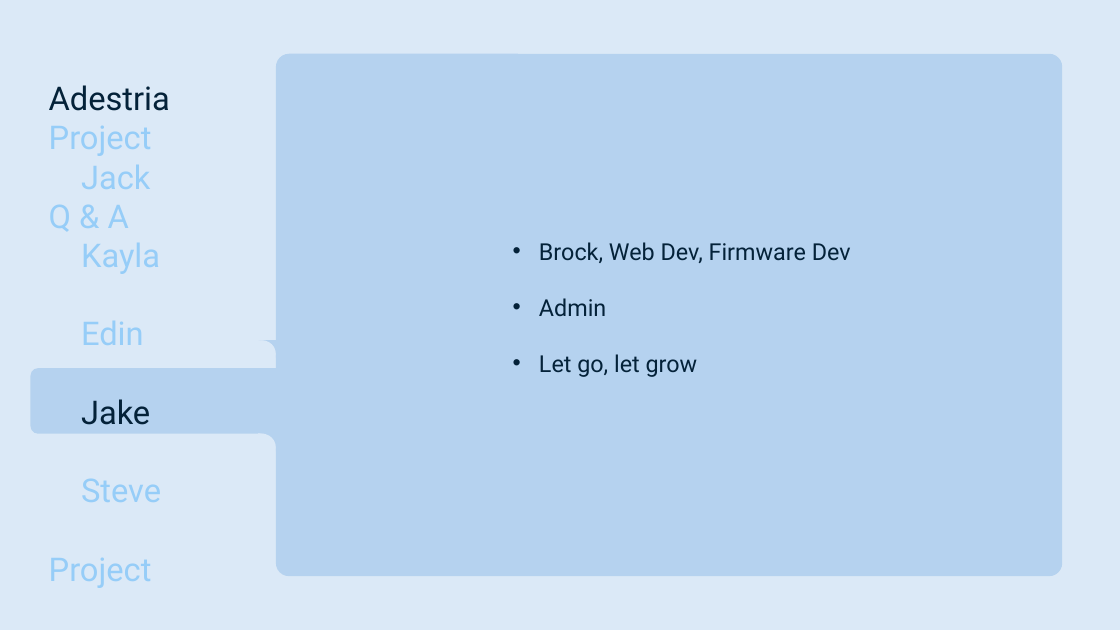
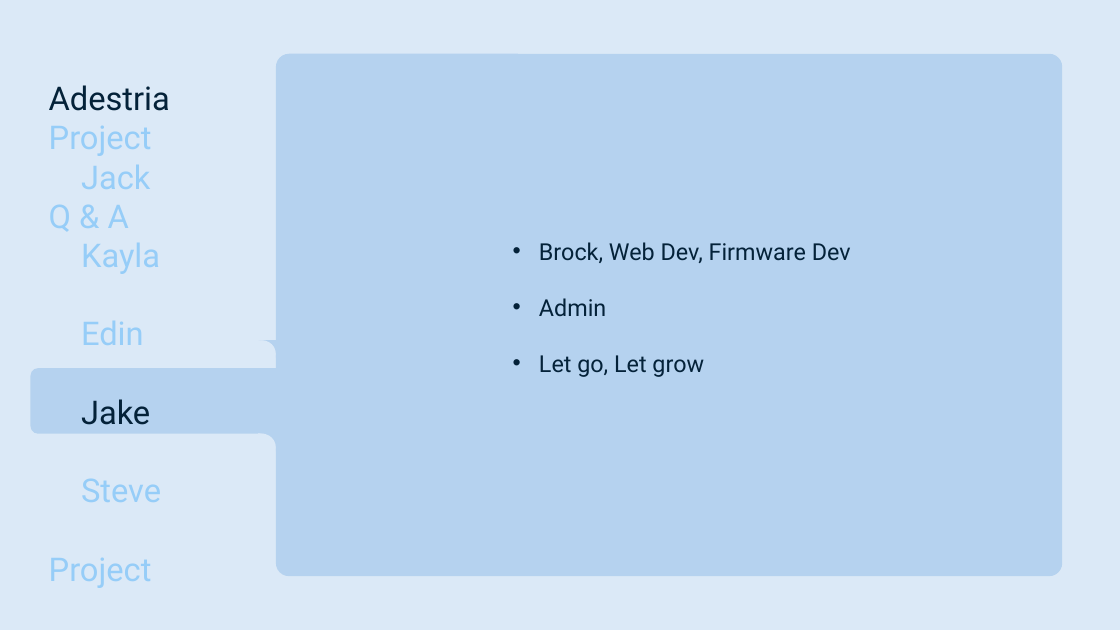
Before and after one commit to smutrux/prog1180, a slide deck: slide 8 of Deliverables/Presentation1.pptx. Drawn at 1120x630 pixels with LibreOffice and Linux fonts; fonts in the diff are those of the drawing. Boxes give left, top, right and bottom in pixels: in the first picture for what was removed or moved away, otherwise in the second. Text is boxed around its words. In the diff, an @@ line names an element or a change of style, - is before the commit and + after.

```diff
--- a/Deliverables/Presentation1.pptx
+++ b/Deliverables/Presentation1.pptx
@@ text at [539, 355, 704, 377]: text changed @@
-• Let go, let grow
+• Let go, Let grow
```
Also in this commit, not shown: 11 other slides changed, 1 slide added.
